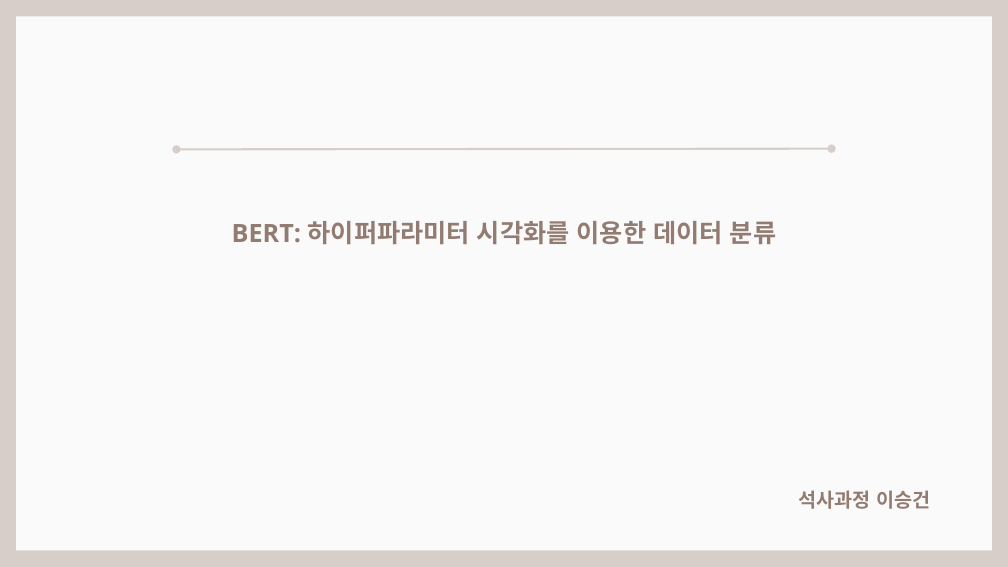
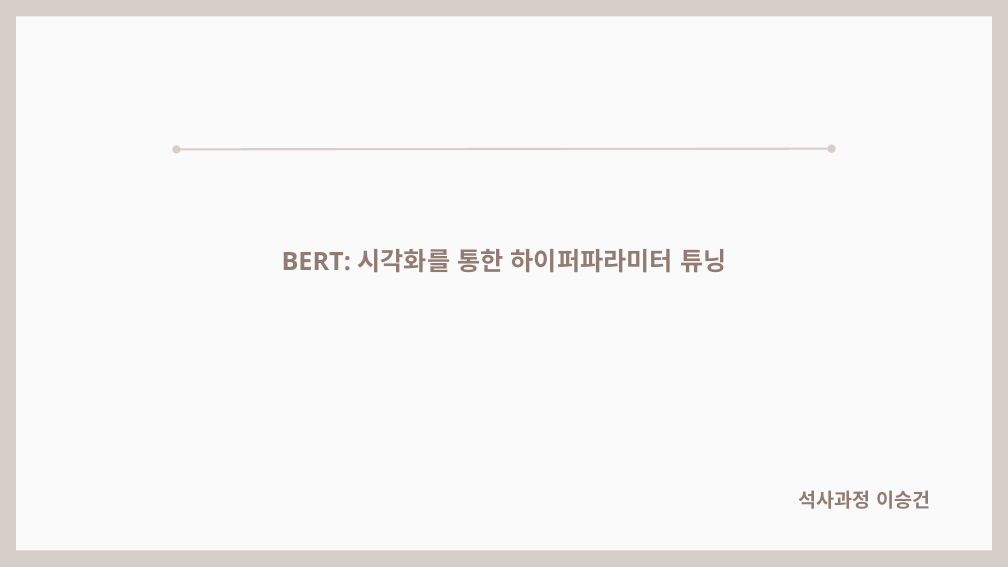
Before and after one commit to seungdeng/DELab, a slide deck: slide 1 of PPT/DSLab_이승건_BERT멘토링발표.pptx. Drawn at 1008x567 pixels with LibreOffice and Linux fonts; fonts in the diff are those of the drawing. Boxes give left, top, right and bottom in pixels: in the first picture for what was removed or moved away, otherwise in the second. Text is boxed around its words. In the diff, an @@ line names an element or a change of style, - is before the commit and + after.

```diff
--- a/PPT/DSLab_이승건_BERT멘토링발표.pptx
+++ b/PPT/DSLab_이승건_BERT멘토링발표.pptx
@@ text at <box>282,249,726,272</box>: text changed @@
-BERT: 하이퍼파라미터 시각화를 이용한 데이터 분류
+BERT: 시각화를 통한 하이퍼파라미터 튜닝
```
Also in this commit, not shown: 16 other slides changed, 8 slides added, 4 slides removed, 1 other file.
